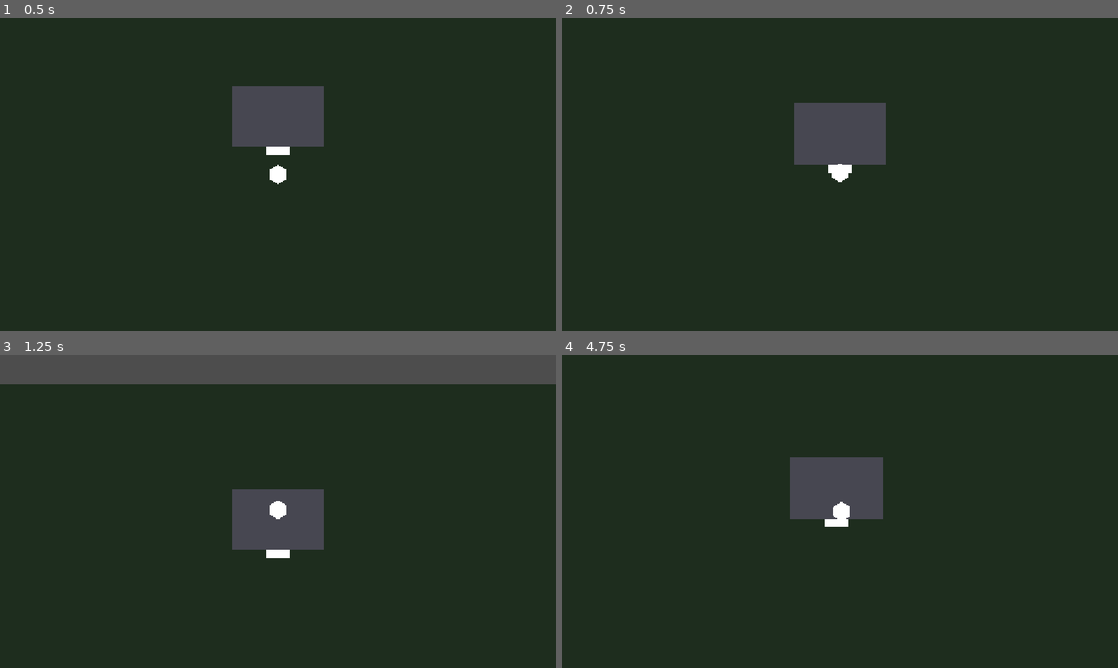
Above: before the commit, frames 1-4 (two rows, left to right).
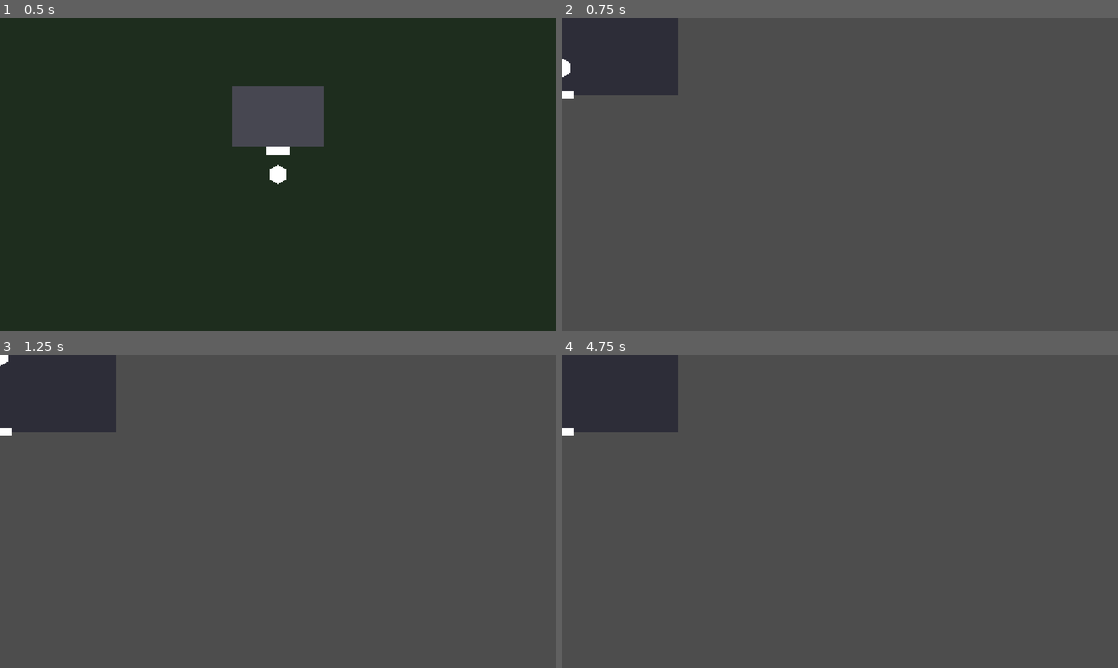
Above: after the commit, the same moments.

Repository: salexume94-pixel/Scripts
Game: Godot game, scene res://scenes/World.tscn
Same seed, same stepped clock (60 frames per second), same inputs: the game is played once before the commit and once after it.
Inputs:
- Up to frame 1 (0.5 s): no input
- Up to frame 2 (0.75 s): tap Enter at 0.5 s; hold Up (ui_up) from 0.53 s (still down)
- Up to frame 3 (1.25 s): keep holding Up (ui_up)
- Up to frame 4 (4.75 s): tap Space at 2, 3.5 s; release Up (ui_up) at 2.03 s; hold Left (ui_left) 2.03-3.53 s; tap Enter at 2.75 s; hold Down (ui_down) 3.53-4.28 s; hold Right (ui_right) from 4.28 s (still down)

Frame 1 is identical in both runs. In frame 2, 97% of the frame differs, in the area x 0-100%, y 0-100%; in frame 3, 90%; in frame 4, 97%.
Error before the commit: Parse Error: Identifier "SceneManager" not declared in the current scope. (res://world/door.gd:39)

Commit message:
Register global scene manager

Diff:
--- a/project.godot
+++ b/project.godot
@@ -14,6 +14,10 @@
 run/main_scene="uid://bryx83e7q5338"
 config/features=PackedStringArray("4.7", "GL Compatibility")
 config/icon="res://icon.svg"
+
+[autoload]
+
+SceneManager="*res://systems/scene_manager.gd"
 
 [display]
 
